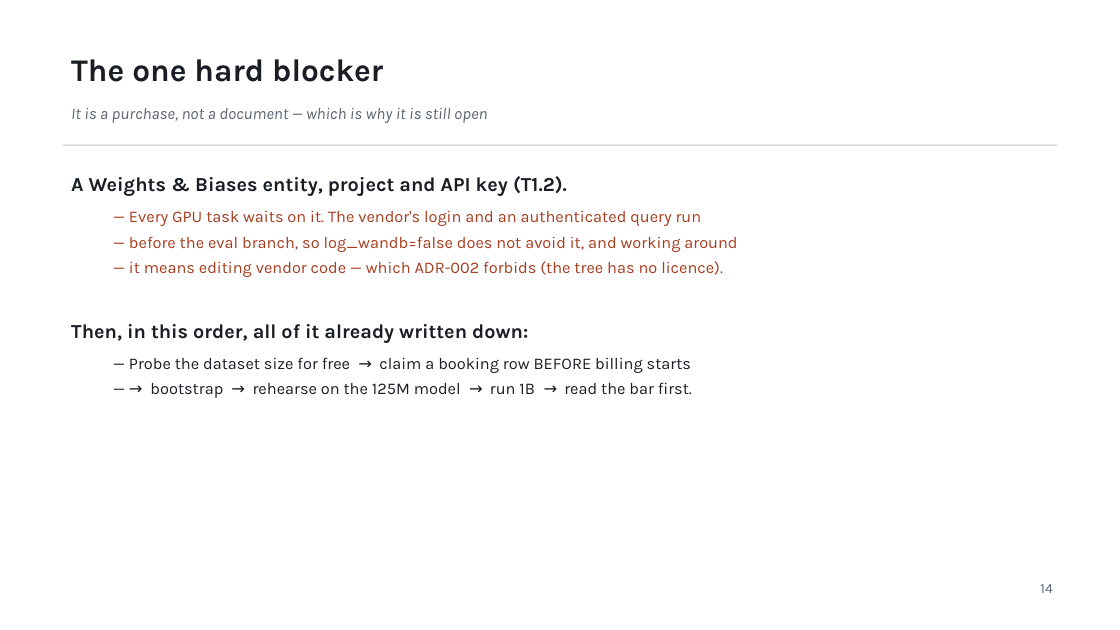
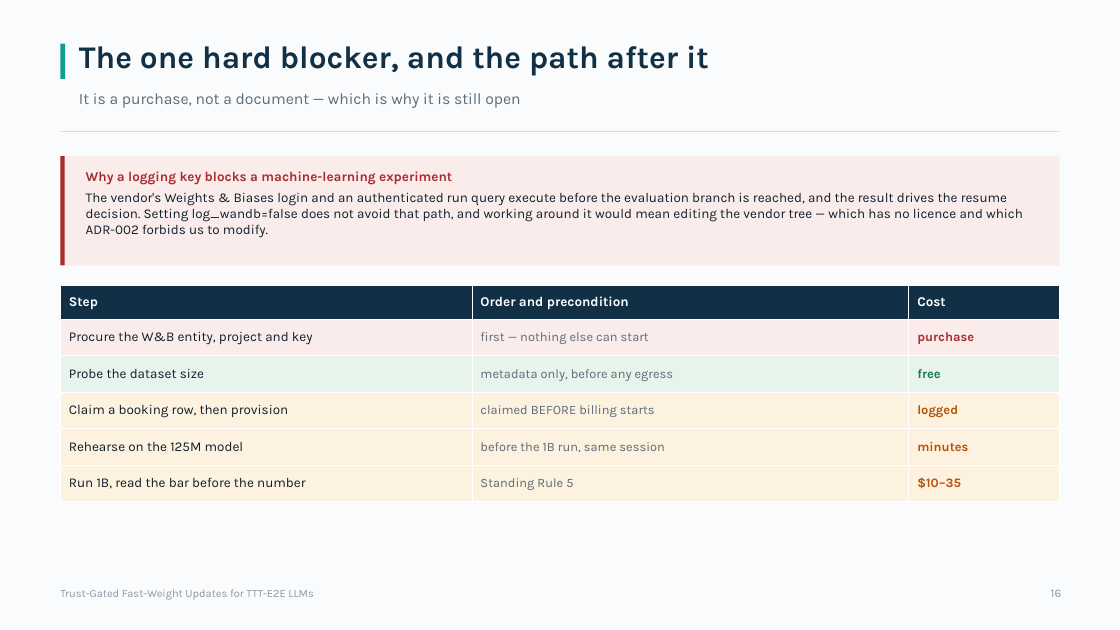
Before and after one commit to Deep-Learning-130/Trust-Gated-Fast-Weight-Updates-for-TTT-E2E-LLMs, a slide deck: slide 16 of docs/review/TrustGate_Review_2026-08-27.pptx (slide 17 before the commit). Drawn at 1120x630 pixels with LibreOffice and Linux fonts; fonts in the diff are those of the drawing. Boxes give left, top, right and bottom in pixels: in the first picture for what was removed or moved away, otherwise in the second. Text is boxed around its words. In the diff, an @@ line names an element or a change of style, - is before the commit and + after.

```diff
--- a/docs/review/TrustGate_Review_2026-08-27.pptx
+++ b/docs/review/TrustGate_Review_2026-08-27.pptx
@@ rectangle added at [0,0,1120,630], fill #FAFBFC @@
@@ rectangle added at [60,44,66,79], fill #0E9F94 @@
@@ text at [79,45,709,76]: text changed; text colour #1A1D23 to #123045 @@
-The one hard blocker
+The one hard blocker, and the path after it
@@ text "It is a purchase, not ...": place and size @@
-text "It is a purchase, not ..." at [71,108,487,123]
+text "It is a purchase, not ..." at [79,93,520,108]
@@ text "It is a purchase, not ..." at [79,93,520,108]: size 14 to 13.5 pt, text colour #5B6370 to #5C6B78, italic off @@
@@ rectangle: place and size @@
-rectangle at [63,145,1057,146]
+rectangle at [60,131,1060,132]
@@ rectangle at [60,131,1060,132]: fill #D5DAE0 to #D8DFE4 @@
@@ rectangle added at [60,156,1060,266], fill #FBECEC @@
@@ rectangle added at [60,156,65,266], fill #A82C2C @@
@@ text removed at [71,176,737,398] @@
-A Weights & Biases entity, project and API key (T1.2).
-  — Every GPU task waits on it. The vendor's login and an authenticated query run
-  — before the eval branch, so log_wandb=false does not avoid it, and working around
-  — it means editing vendor code — which ADR-002 forbids (the tree has no licence).
-Then, in this order, all of it already written down:
-  — Probe the dataset size for free → claim a booking row BEFORE billing starts
-  — → bootstrap → rehearse on the 125M model → run 1B → read the bar first.
@@ text added at [86,171,1023,238], 11.5 pt, text #0D1F2D @@
+Why a logging key blocks a machine-learning experiment
+The vendor's Weights & Biases login and an authenticated run query execute before the evaluation branch is reached, and the result drives the resume decision. Setting log_wandb=false does not avoid that path, and working around it would mean editing the vendor tree — which has no licence and which ADR-002 forbids us to modify.
@@ table added at [60,286,1060,502], 6 rows, 3 columns @@
+Step | Order and precondition | Cost
+Procure the W&B entity, project and key | first — nothing else can start | purchase
+Probe the dataset size | metadata only, before any egress | free
+Claim a booking row, then provision | claimed BEFORE billing starts | logged
+Rehearse on the 125M model | before the 1B run, same session | minutes
+Run 1B, read the bar before the number | Standing Rule 5 | $10–35
@@ text added at [60,589,313,600], 9.5 pt, text #8A97A2 @@
+Trust-Gated Fast-Weight Updates for TTT-E2E LLMs
@@ text removed at [1040,584,1052,593] @@
-14
@@ text added at [1051,589,1062,597], 10 pt, text #8A97A2 @@
+16
```
Also in this commit, not shown: 9 other slides changed, 8 slides added, 10 slides removed, 1 other file.
